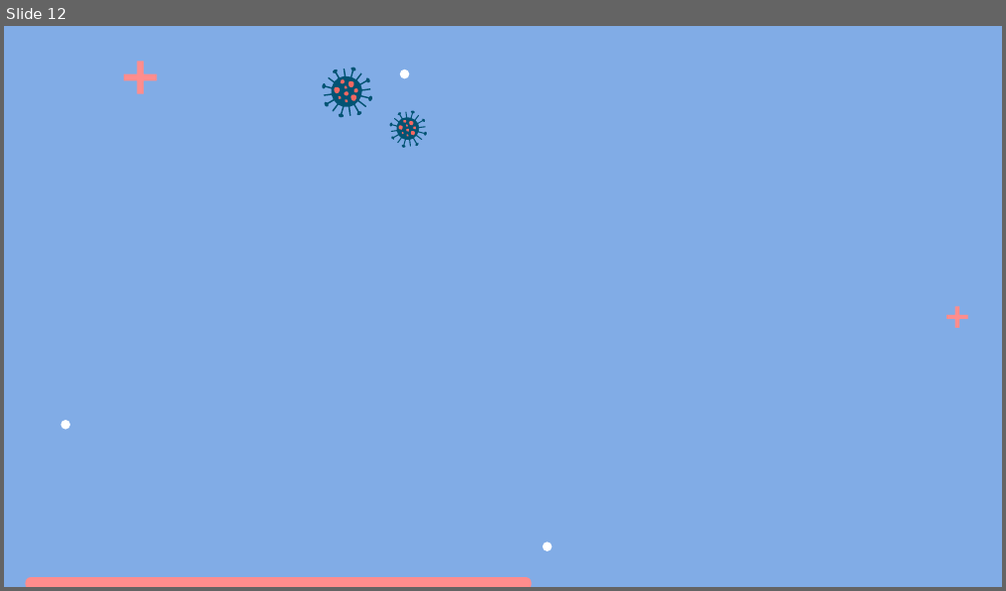
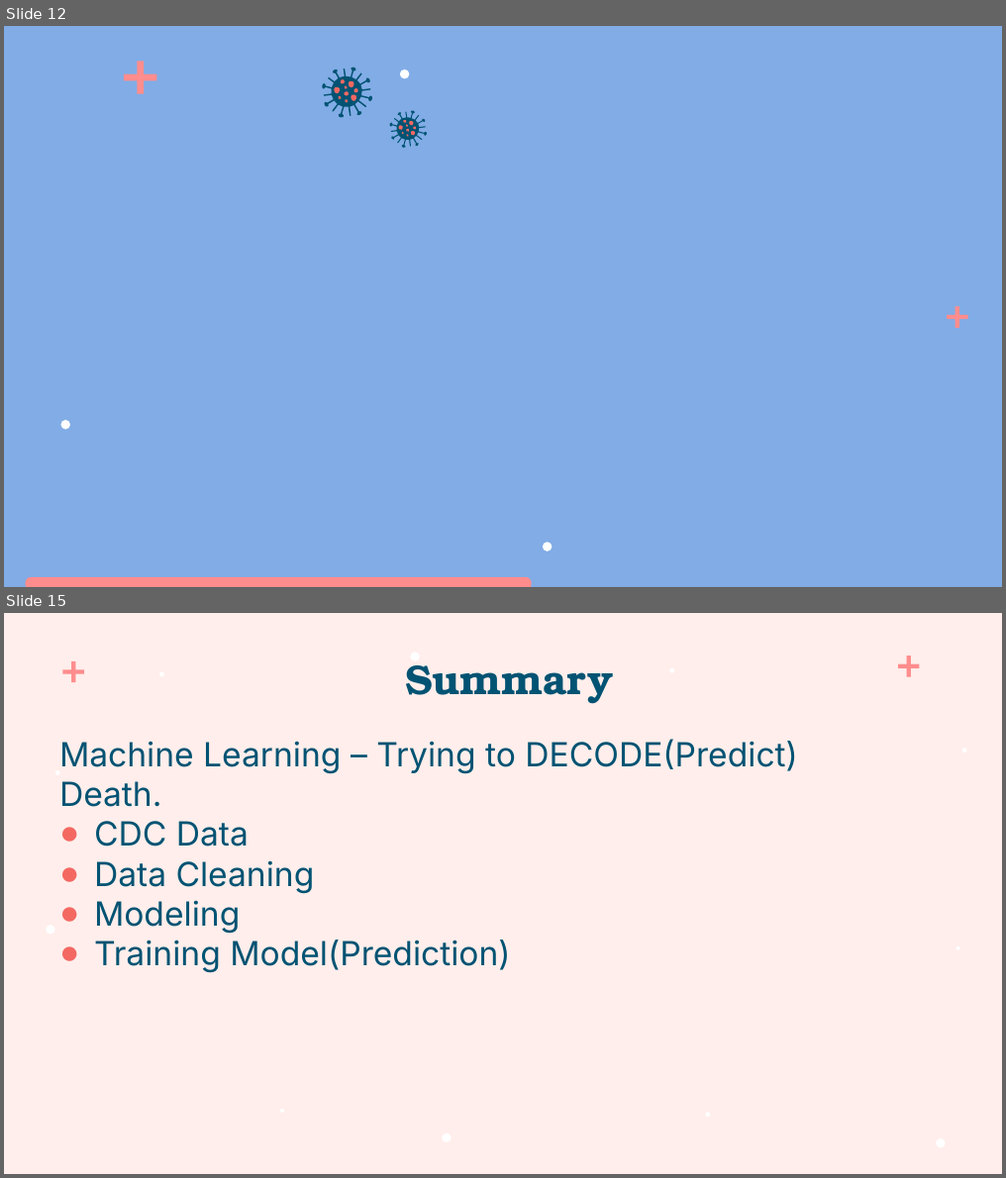
Before and after one commit to zippyprod/Project-4-Decoding-Death, a slide deck: PROJECT 4 DECODING DEATH.pptx. Shown one above the other, each under a label of ours: slide 12 before the commit, slides 12 and 15 after it; the slides between them are not shown. The pictures are 1006x591 and 1006x1178 pixels, drawn with LibreOffice and Linux fonts; fonts in the diff are those of the drawing; background and template pictures are left out. Boxes give left, top, right and bottom in pixels: in the first picture for what was removed or moved away, otherwise in the second. Text is boxed around its words. In the diff, an @@ line names an element or a change of style, - is before the commit and + after.

```diff
--- a/PROJECT 4 DECODING DEATH.pptx
+++ b/PROJECT 4 DECODING DEATH.pptx
@@ slide 15 added at (x1=4, y1=613, x2=1002, y2=1174), background #FFEEEB @@
@@ title added at (x1=405, y1=665, x2=613, y2=704), 30 pt, text #025373, bold @@
+Summary
@@ group added at (x1=46, y1=652, x2=967, y2=1148): 13 freeform shapes @@
@@ text added at (x1=59, y1=739, x2=798, y2=973), 24 pt, text #025373 @@
+Machine Learning – Trying to DECODE(Predict) Death.
+● CDC Data
+● Data Cleaning
+● Modeling
+● Training Model(Prediction)
```
Also in this commit, not shown: 2 slides changed, 3 other slides added, 1 other file.
